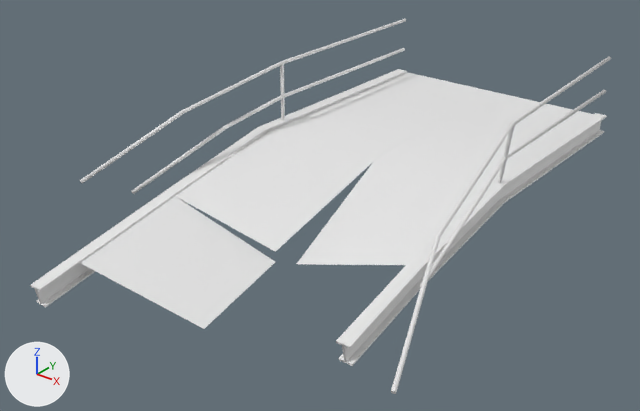
Before and after pictures for a commit that changed the FBX model LearnToDriveUE4/Content/Art/Modular/Meshes/Catwalk/Catwalk_Damaged_SM.FBX.
Before and after are seen from a 50 mm lens placed at (7.13, -13.97, 5.16), pointed at (-0.2, -4.81, -0.52). The lights are fixed; the arrows at lower left show +X, +Y and +Z. Materials are left out; every surface is plain grey. Objects named as collision shapes, trigger or cutter boxes, shadow casters or lower levels of detail are left out. Where no turn or scale is listed for an object, it has been applied to the vertices. Vertices at the same position are counted once.

The first picture shows 'CatwalkRail_044', 'CatwalkRail_046', 'CatwalkRail_047', 'CatwalkRail_048', 'CatwalkRail_050', 'CatwalkRail_051', 'Catwalk_Damaged_SM'.
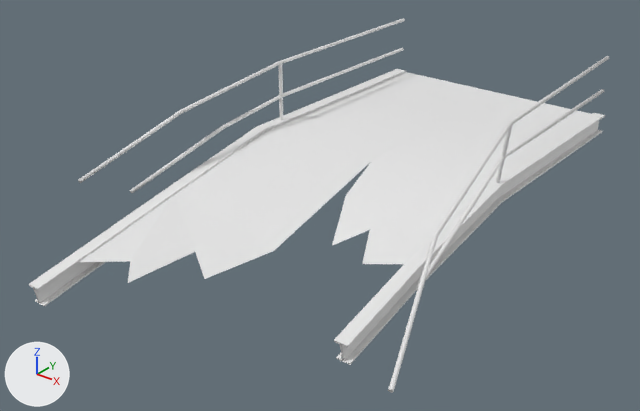
What differs and where, as boxes (x1, y1, x2, y2) in the pictures (640 x 411 px):
```json
{"object": "Catwalk_Damaged_SM", "change": "reshaped, moved", "before": [30, 69, 607, 366], "after": [29, 69, 605, 365]}
{"object": "CatwalkRail_044", "change": "moved", "before": [391, 56, 611, 394], "after": [388, 56, 609, 393]}
{"object": "CatwalkRail_050", "change": "moved", "before": [80, 19, 406, 183], "after": [78, 18, 405, 183]}
{"object": "CatwalkRail_047", "change": "moved", "before": [419, 90, 606, 288], "after": [417, 89, 604, 287]}
{"object": "CatwalkRail_051", "change": "moved", "before": [131, 48, 405, 194], "after": [130, 48, 404, 193]}
{"object": "CatwalkRail_046", "change": "moved", "before": [498, 125, 515, 183], "after": [496, 124, 513, 183]}
{"object": "CatwalkRail_048", "change": "moved", "before": [280, 63, 285, 120], "after": [279, 63, 283, 120]}
{"part": 1, "of": "me_mesh", "change": "built on", "before": [81, 162, 487, 329], "after": [79, 161, 484, 283]}
```

Scene script edits in JSON lines:
```json
{"block": "me_mesh", "where": "# used by ob_catwalk_damaged_sm; location = (0.0, 0.0, -0.5); scale = (0.01, 0.01, 0.01)"}
{"op": "remove", "block": "me_mesh", "code": "me_mesh.from_pydata(...)  # 138 vertices, 103 faces; spans x -210.0..214.0, y -852.0..0.0, z -93.0..53.0"}
{"op": "add", "block": "me_mesh", "code": "me_mesh.from_pydata(...)  # 145 vertices, 109 faces; spans x -210.0..214.0, y -852.0..0.0, z -64.0..53.0"}
{"block": "me_mesh", "change": "me_mesh part 1"}
{"block": "me_mesh", "change": "3 vertices are removed from x -23.0..14.0, y -723.0..-577.0, z -93.0..-42.0"}
{"block": "me_mesh", "change": "3 faces are deleted"}
{"block": "me_mesh", "change": "10 vertices are added at x -190.0..190.0, y -760.0..-433.0, z -44.0..35.0"}
{"block": "me_mesh", "change": "9 new faces join them"}
{"op": "set", "path": "ob_catwalkrail_044.location", "old": "(2.0, -4.0, 1.0)", "new": "(1.97, -4.0, 1.0)"}
{"op": "set", "path": "ob_catwalkrail_046.location", "old": "(2.0, -3.54, -0.01)", "new": "(1.97, -3.54, -0.01)"}
{"op": "set", "path": "ob_catwalkrail_047.location", "old": "(2.0, -4.0, 0.43)", "new": "(1.97, -4.0, 0.43)"}
{"op": "set", "path": "ob_catwalkrail_050.location", "old": "(-2.0, -4.0, 1.0)", "new": "(-2.03, -4.0, 1.0)"}
{"op": "set", "path": "ob_catwalkrail_048.location", "old": "(-2.0, -3.54, 0.5)", "new": "(-2.03, -3.54, 0.5)"}
{"op": "set", "path": "ob_catwalk_damaged_sm.location", "old": "(0.0, 0.0, -0.5)", "new": "(-0.03, 0.0, -0.5)"}
{"op": "set", "path": "ob_catwalkrail_051.location", "old": "(-2.0, -4.0, 0.43)", "new": "(-2.03, -4.0, 0.43)"}
```
